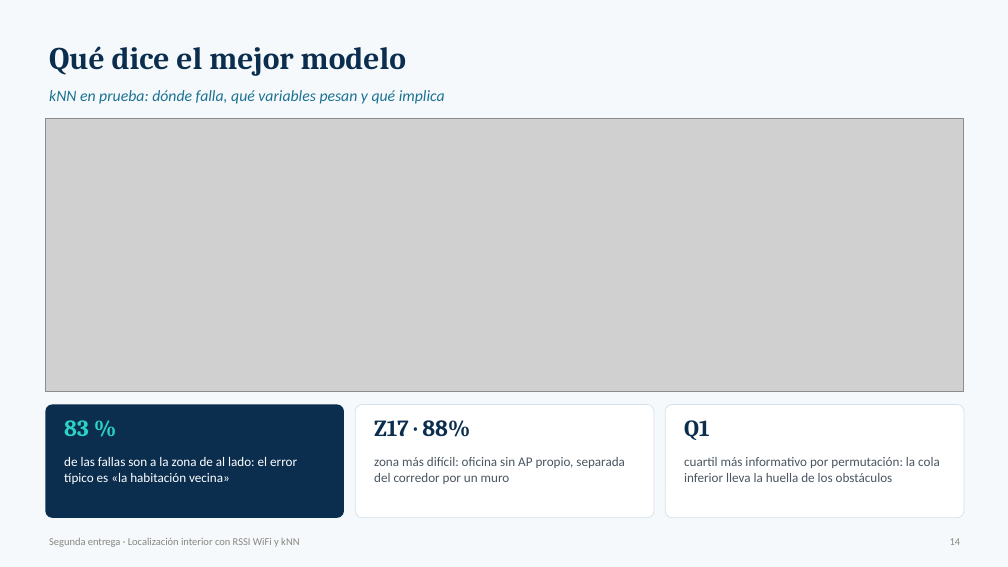
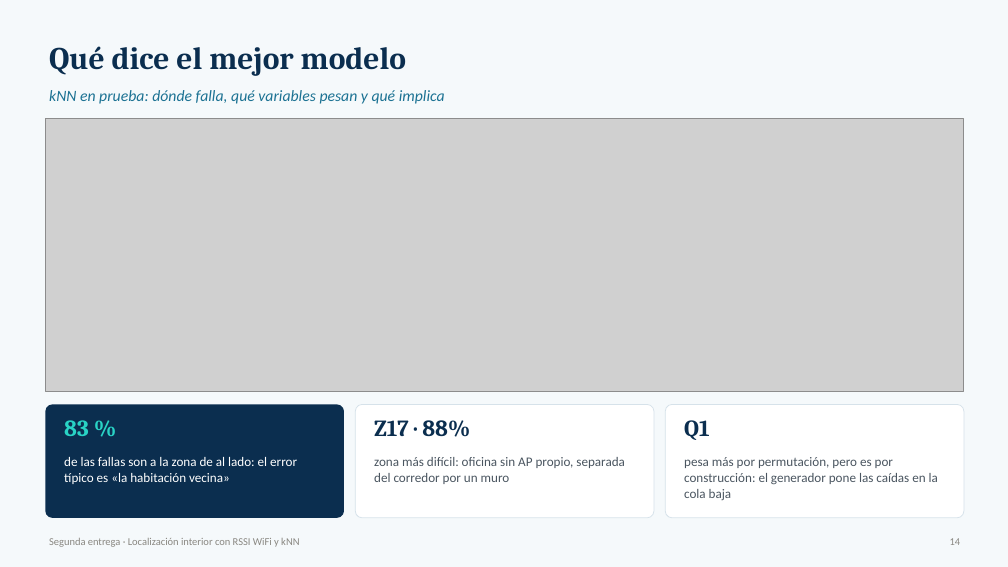
Before and after one commit to danielo2858-spec/ml1-localizacion-qaknn, a slide deck: slide 14 of Segunda_Entrega_Presentacion.pptx. Drawn at 1008x567 pixels with LibreOffice and Linux fonts; fonts in the diff are those of the drawing; grey boxes stand for pictures. Boxes give left, top, right and bottom in pixels: in the first picture for what was removed or moved away, otherwise in the second. Text is boxed around its words. In the diff, an @@ line names an element or a change of style, - is before the commit and + after.

```diff
--- a/Segunda_Entrega_Presentacion.pptx
+++ b/Segunda_Entrega_Presentacion.pptx
@@ text at [684,457,938,500]: text changed @@
-cuartil más informativo por permutación: la cola inferior lleva la huella de los obstáculos
+pesa más por permutación, pero es por construcción: el generador pone las caídas en la cola baja
```
Also in this commit, not shown: 7 other slides changed, 1 other file.
